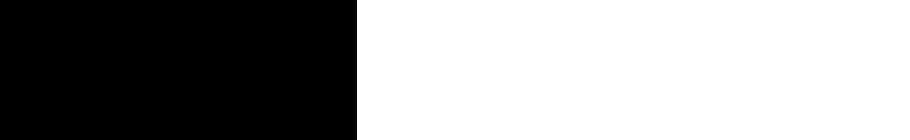
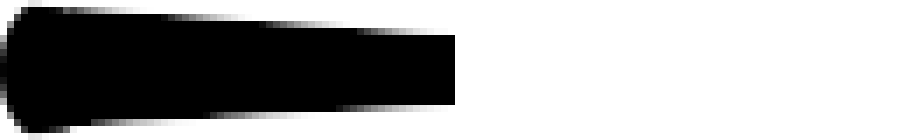
The second w=910, h=140 image is a revision of the first. Changes to its layers:
added layer "black layer" above "Lager-kopia" over left=0, top=0, right=455, bottom=140
hid "Lager" over left=0, top=0, right=357, bottom=140
added layer "white layer-kopia" above "white layer" over left=105, top=0, right=455, bottom=140
hid "Bakgrund" over left=0, top=0, right=455, bottom=140
